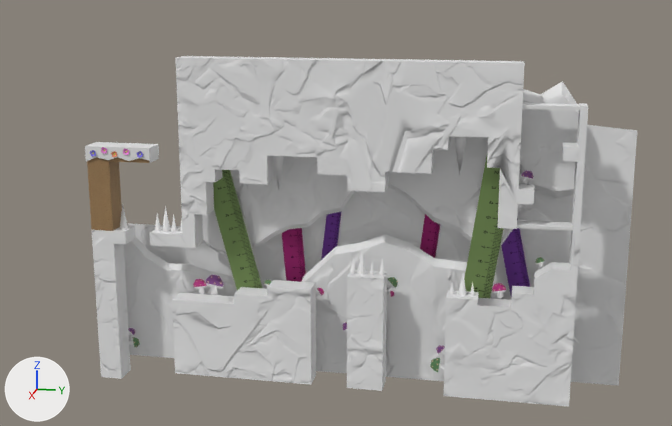
The FBX model Assets/NIvel/Pantalla 6/Pantalla6-DEF.fbx as it was, and as the next commit left it.
The view is the same before and after, from a camera (50 mm lens) standing at (150.9, 37.8, 60.0) and looking at (3.5, 8.3, 23.1). The lights are fixed; the arrows at lower left show +X, +Y and +Z. Where no turn or scale is listed for an object, it has been applied to the vertices. Vertices at the same position are counted once.

Objects in the first picture: 'Florecilla.033', 'Pantalla6', 'Plane.019', 'Plane.047', 'regla rosa.001', 'regla rosa.002', 'regla rosa.003', 'regla rosa.004', 'regla rosa.005', 'regla rosa.006'.
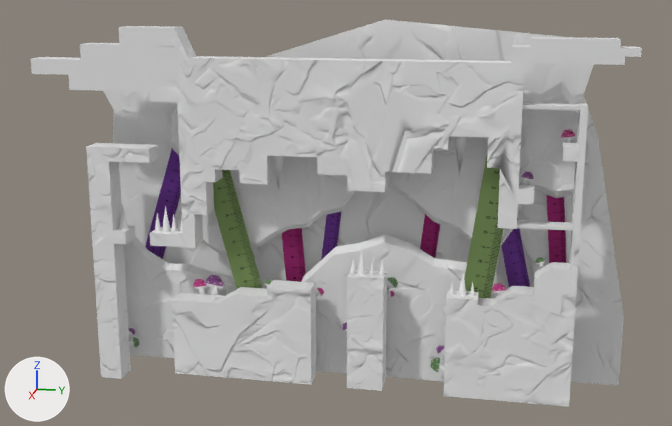
Boxes (x1, y1, x2, y2) around the edits, measured in the pictures (672 x 426 px; the box of a moved part takes in the faces that stretch with it):
'Pantalla6', reshaped (21% wider, 9% taller)
    before: (85, 56, 588, 407)
    after: (31, 26, 642, 407)
'Plane.047', reshaped (40% taller)
    before: (128, 125, 637, 386)
    after: (104, 19, 624, 386)
'regla rosa.008', added (purple)
    after: (145, 149, 181, 259)
'regla rosa.007', added (purple)
    after: (547, 195, 567, 263)
'Plane.057', added
    after: (561, 129, 575, 143)
'Florecilla.033', deleted
    before: (101, 147, 107, 154)
'Florecilla.036', deleted
    before: (137, 151, 143, 158)
'Florecilla.035', deleted
    before: (123, 149, 129, 155)
'Florecilla.034', deleted
    before: (90, 150, 96, 157)
'Florecilla.032', deleted
    before: (111, 151, 117, 157)
part 1 of me_plane_035, moved or reshaped (not visible before)
    after: (170, 105, 179, 155)
part 2 of me_pantalla6, deleted
    before: (85, 142, 159, 161)
part 3 of me_pantalla6, built on
    before: (175, 56, 195, 158)
    after: (31, 26, 196, 163)
part 4 of me_pantalla6, added
    after: (511, 37, 642, 73)
part 5 of me_pantalla6, moved or reshaped
    before: (172, 293, 269, 381)
    after: (172, 287, 269, 381)
part 6 of me_pantalla6, moved or reshaped
    before: (474, 293, 569, 406)
    after: (474, 286, 569, 406)
part 7 of me_pantalla6, recoloured (brown to grey)
    both: (87, 157, 122, 231)
part 8 of me_plane_067, built on
    before: (129, 125, 637, 314)
    after: (104, 19, 623, 314)

Patch to the scene script:
```diff
--- a/Assets/NIvel/Pantalla 6/Pantalla6-DEF.fbx.py
+++ b/Assets/NIvel/Pantalla 6/Pantalla6-DEF.fbx.py
@@ me_plane_067 @@
 # verts and faces of me_plane_067; kept vertices keep their numbers, new ones are numbered from 9
-me_plane_067.from_pydata(...)  # 9 vertices, 4 faces; spans x -1.3, y -31.1..55.9, z -5.7..40.6
+me_plane_067.from_pydata(...)  # 13 vertices, 7 faces; spans x -1.6..-1.3, y -35.6..55.9, z -5.7..54.5
+# me_plane_067 part 8
+delete_vertices([2])  # with the faces that use them
+delete_faces([(0, 4, 8, 6)])
+verts[6] = (-1.3, 15.4, 54.5)  # moved, pixel (385, 19)
+verts[4] = (-1.3, -34.2, 19.4)  # moved
+verts[0] = (-1.3, -32.4, 38.7)  # moved, pixel (113, 109)
+verts[9] = (-1.3, -16.7, 44.5)
+verts[10] = (-1.3, 49.4, 51.5)
+verts[11] = (-1.3, -35.6, 44.6)
+verts[12] = (-1.6, 49.8, 36.6)  # pixel (598, 135)
+verts[13] = (-1.3, 47.1, 42.9)  # pixel (583, 95)
+faces += [(5, 12, 8), (6, 9, 11, 8), (0, 4, 8, 11), (6, 8, 12, 13), (6, 13, 10)]
 me_plane_067.materials.append(mat_crumpled_paper_002)
@@ me_plane_035 @@
 me_plane_035.from_pydata(...)  # 212 vertices, 202 faces; spans x 1.1..2.4, y -30.5..47.0, z -5.8..47.5
-me_plane_035.vertices[4].co = (2.1, -15.5, 39.9)
-me_plane_035.vertices[5].co = (2.1, -15.5, 33.9)
-me_plane_035.vertices[58].co = (1.3, -15.5, 39.1)
-me_plane_035.vertices[59].co = (1.3, -15.5, 33.0)
+# me_plane_035 part 1
+me_plane_035.vertices[4].co = (2.1, -19.6, 39.6)  # pixel (175, 108)
+me_plane_035.vertices[5].co = (2.1, -20.4, 33.9)  # pixel (172, 141)
+me_plane_035.vertices[58].co = (1.3, -20.4, 39.1)  # pixel (172, 110)
+me_plane_035.vertices[59].co = (1.3, -21.2, 33.0)  # pixel (169, 145)
 me_plane_035.materials.append(mat_crumpled_paper_001)
@@ me_pantalla6 @@
-me_pantalla6.from_pydata(...)  # 254 vertices, 221 faces; spans x 4.5..8.8, y -33.2..47.4, z -7.6..48.6
-me_pantalla6.materials.append(mat_paper)
+me_pantalla6.from_pydata(...)  # 316 vertices, 291 faces; spans x 4.5..8.6, y -42.1..54.3, z -7.6..53.3
+# me_pantalla6 part 2: the loose piece of 32 vertices spanning x 4.5..8.8, y -33.2..-21.9, z 31.0..33.8 is deleted
+# me_pantalla6 part 3: 2 vertices removed from x 4.6..8.4, y -16.9, z 48.6; 54 vertices added at x 4.6..8.5, y -42.1..-15.4, z 31.4..53.3
+# me_pantalla6 part 4: 42 vertices added at x 4.6..8.4, y 35.8..54.3, z 47.1..52.2
+# me_pantalla6 part 5: 2 vertices moved from x 4.5..8.4, y -8.1, z 7.7 to x 4.5..8.4, y -11.0, z 7.7
+# me_pantalla6 part 6: 2 vertices moved from x 4.8..8.6, y 37.5, z 10.4 to x 4.8..8.6, y 34.5, z 10.4
+# me_pantalla6 part 7: 6 faces spanning x 4.6..8.5, y -33.1..-29.2, z 19.4..33.7 switch from mat_caja_1 to mat_crumpled_paper
@@ ob_florecilla_033 @@
-ob_florecilla_033 = bpy.data.objects.new('Florecilla.033', me_cube_009)
@@ ob_florecilla_034 @@
-ob_florecilla_034 = bpy.data.objects.new('Florecilla.034', me_cube_047)
@@ ob_florecilla_036 @@
-ob_florecilla_036 = bpy.data.objects.new('Florecilla.036', me_cube_050)
@@ ob_florecilla_035 @@
-ob_florecilla_035 = bpy.data.objects.new('Florecilla.035', me_cube_049)
@@ ob_florecilla_032 @@
-ob_florecilla_032 = bpy.data.objects.new('Florecilla.032', me_cube_008)
@@ ob_plane_057 @@
+ob_plane_057 = bpy.data.objects.new('Plane.057', me_plane_076)  # 115 vertices, 75 faces; spans x -0.05..0.02, y -1.06..1.03, z -1.55..1.07
+ob_plane_057.location = (4.5, 44.9, 37.3)
@@ ob_regla_rosa_008 @@
+ob_regla_rosa_008 = bpy.data.objects.new('regla rosa.008', me_plane_072)  # 8 vertices, 6 faces; spans x -0.2..0.1, y -5.0..5.0, z -10.8..10.8; in mat_regla_morada (picture img_reglatexturamorado_png)
+ob_regla_rosa_008.location = (-1.0, -22.9, 22.7)
@@ ob_regla_rosa_007 @@
+ob_regla_rosa_007 = bpy.data.objects.new('regla rosa.007', me_plane_068)  # 8 vertices, 6 faces; spans x -0.2..0.1, y -2.1..2.1, z -8.2..8.2; in mat_regla_rosa (picture img_reglatexturarosa_png)
+ob_regla_rosa_007.location = (-1.1, 44.1, 22.3)
```
